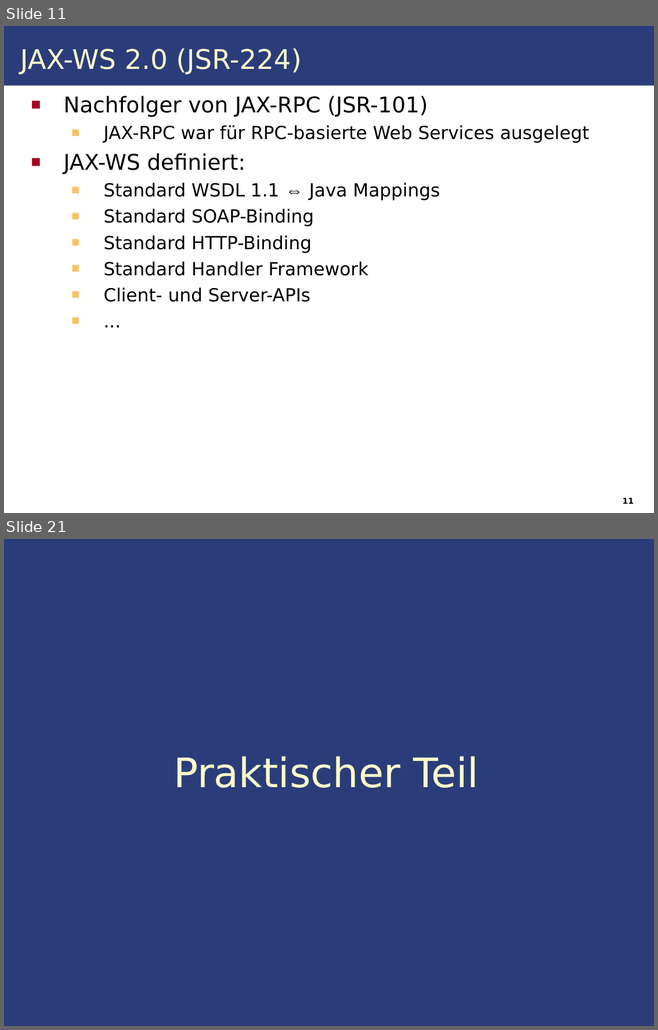
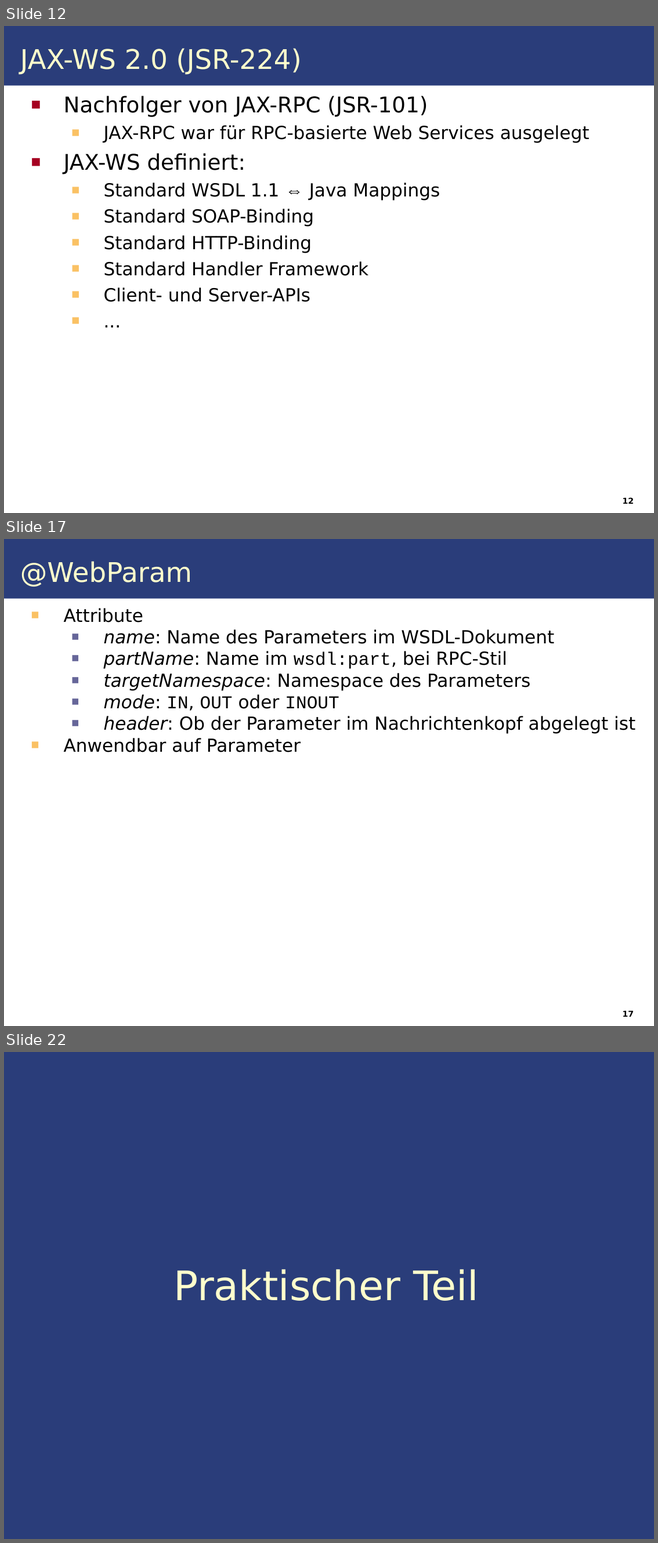
Before and after one commit to IAAS/decidr, a slide deck: seminars/rr/presentation/Web_Services.odp. Shown one above the other, each under a label of ours: slides 11 and 21 before the commit, slides 12, 17 and 22 after it; the slides between them are not shown. The pictures are 658x1030 and 658x1543 pixels, drawn with LibreOffice and Linux fonts; fonts in the diff are those of the drawing. Boxes give left, top, right and bottom in pixels: in the first picture for what was removed or moved away, otherwise in the second. Text is boxed around its words. In the diff, an @@ line names an element or a change of style, - is before the commit and + after.

```diff
--- a/seminars/rr/presentation/Web_Services.odp
+++ b/seminars/rr/presentation/Web_Services.odp
@@ slide 17 added at <box>4,539,654,1026</box>, background #FFFFFF; not listed: 1 template element that a slide beside it also shows @@
@@ text added at <box>20,561,192,587</box>, 30 pt, text #FFFFCC @@
+@WebParam
@@ text added at <box>64,608,635,752</box>, 20 pt, text #000000 @@
+  ■ Attribute
+    ■ name: Name des Parameters im WSDL-Dokument
+    ■ partName: Name im wsdl:part, bei RPC-Stil
+    ■ targetNamespace: Namespace des Parameters
+    ■ mode: IN, OUT oder INOUT
+    ■ header: Ob der Parameter im Nachrichtenkopf abgelegt ist
+  ■ Anwendbar auf Parameter
@@ page number added at <box>622,1011,633,1017</box>, 9 pt, text #000000, bold @@
+17
@@ what was slide 11 is now slide 12 @@
@@ page number at <box>622,498,633,504</box>: text changed @@
-11
+12
@@ what was slide 21 is now slide 22 @@
```
Also in this commit, not shown: 5 slides changed, 6 other slides added, 6 slides removed, 1 other file.
